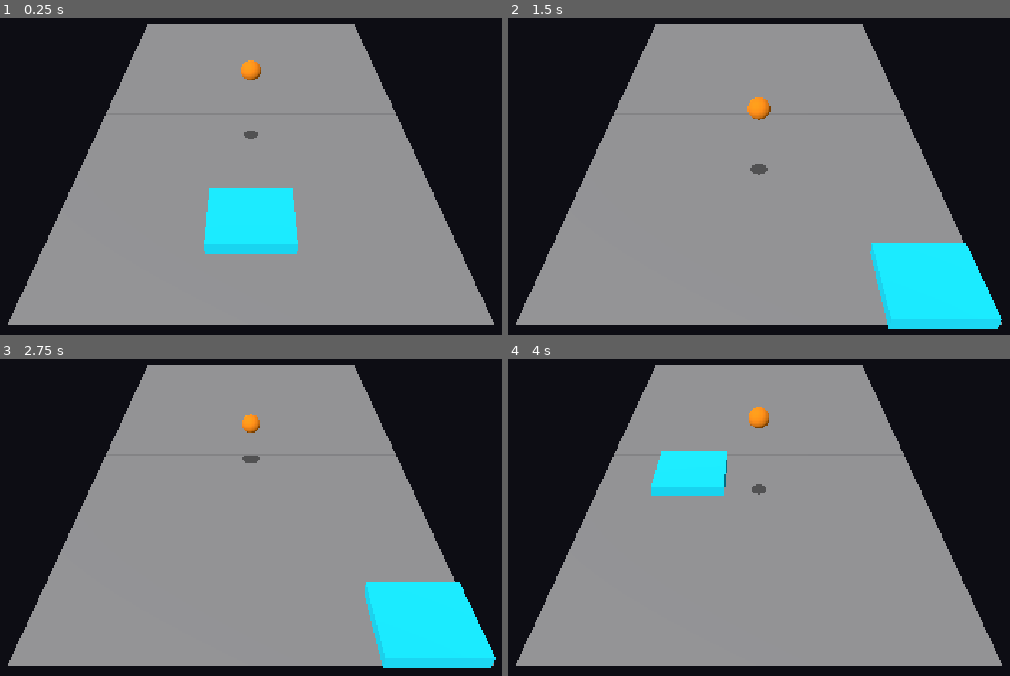
Above: before the commit, frames 1-4 (two rows, left to right).
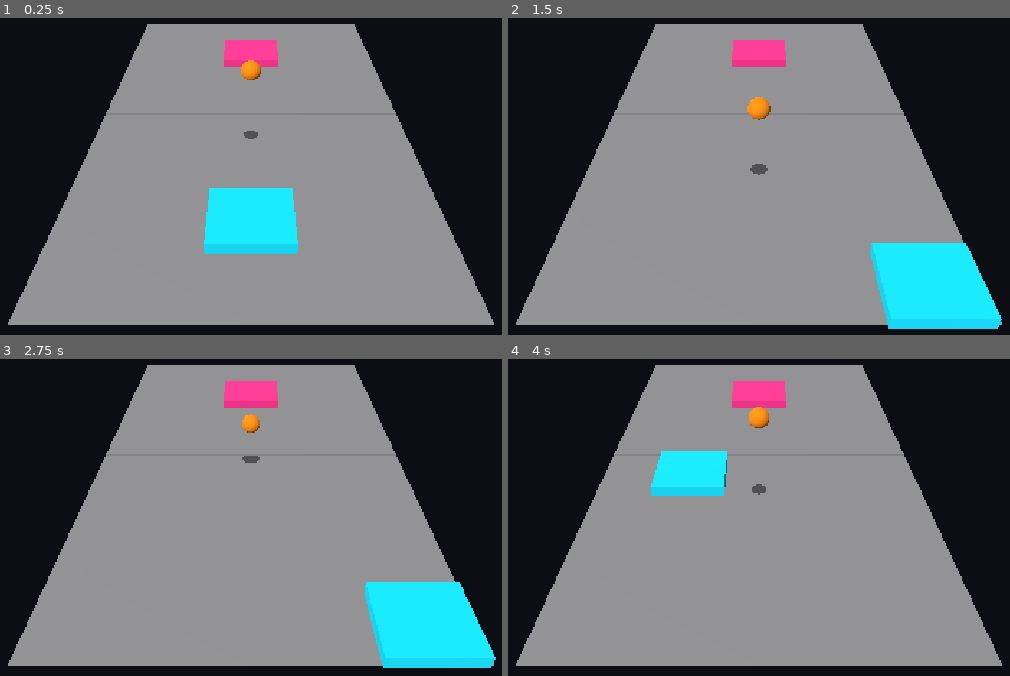
Above: after the commit, the same moments.

Repository: konserva93/galaxy-pong-2
Game: Godot game, scene res://scenes/Main.tscn
The game is run twice, just before and just after one commit, with the same random seed, the same clock (stepped at 60 frames per second) and the same inputs.
Inputs (mouse positions are in pixels of both pictures, inside the frame that each line leads up to):
- Up to frame 1 (0.25 s): no input
- Up to frame 2 (1.5 s): move the mouse to (934, 90) at 0.52 s; hold D (move_right) 0.53-1.28 s; move the mouse to (598, 135) at 1.27 s; hold S (move_back) from 1.28 s (still down)
- Up to frame 3 (2.75 s): move the mouse to (outside the picture) at 2.02 s; release S (move_back) at 2.03 s; hold D (move_right) from 2.03 s (still down)
- Up to frame 4 (4 s): move the mouse to (718, 546) at 2.77 s; release D (move_right) at 2.78 s; hold W (move_forward) 2.78-3.53 s; move the mouse to (999, 523) at 3.52 s; hold A (move_left) from 3.53 s (still down)

The runs differ from the first frame. In frame 1, 0.8% of the frame differs, in the area x 44-56%, y 6-16%; in frame 2, 0.9%; in frame 3, 0.9%; in frame 4, 0.9%.

Commit message:
feat: add AI paddle (1.5) with shared parallax-bounds helper
paddle_ai.gd predicts where the ball's parabola will cross
paddle_hit_height (closed-form solve of 0.5*g*t^2 + vy*t + (y0-h)=0,
picking the smallest non-negative root) and moves toward that point
at ai_paddle_speed while the ball is heading its way (velocity.z <
0); otherwise it drifts back to the center of its own half. Hitting
the ball reuses ball.gd's existing generic logic unchanged -- the AI
paddle just joins the "paddles" group like the player's.

Extracted the camera-parallax bounds/clamp math (previously inline
in paddle_player.gd) into a shared PaddleBounds helper class
(paddle_bounds.gd) so both paddles use identical, single-sourced
logic instead of duplicating it. paddle_player.gd now delegates to
it; verified no behavior regression.

While wiring the AI side, found and fixed a real bug in that shared
math: the near-center-line bound's camera-ray reprojection assumed a
result that's only valid on the camera's own (player) side of the
field. Applied unchanged to the AI's half it produced a *positive*
z_max, which would have let the AI paddle's clamp allow crossing
into the player's actual half. Added a hard safety clamp so a
paddle's true (collision-relevant) position can never cross the
center line, regardless of what the visual correction computes.

Also converted the ad hoc smoke-test script used to verify this into
a permanent one at the user's request: tests/smoke_test.gd boots
Main.tscn and runs 10 seconds of real physics with both paddles and
the ball, failing on a freed node or a non-finite position. Not a
rules check, just a stability regression test to rerun after future
paddle/ball/field changes.

Verified headless: landing-time prediction against known kinematics,
tracking vs. idle-return behavior, half-clamp bounds (including the
fixed safety clamp), a hit against the AI paddle bouncing correctly
toward the player, and the new smoke test passing over a full
10-second run.

Diff:
--- /dev/null
+++ b/scenes/AIPaddle.tscn
@@ -0,0 +1,23 @@
+[gd_scene load_steps=4 format=3]
+
+[ext_resource type="Script" path="res://scripts/paddle_ai.gd" id="1_paddle_ai"]
+
+[sub_resource type="StandardMaterial3D" id="StandardMaterial3D_paddle_ai"]
+albedo_color = Color(1, 0.2, 0.55, 1)
+
+[sub_resource type="BoxMesh" id="BoxMesh_paddle_ai"]
+material = SubResource("StandardMaterial3D_paddle_ai")
+size = Vector3(2, 0.3, 1.8)
+
+[sub_resource type="BoxShape3D" id="BoxShape3D_paddle_ai"]
+size = Vector3(2, 0.3, 1.8)
+
+[node name="AIPaddle" type="Area3D" groups=["paddles"]]
+transform = Transform3D(1, 0, 0, 0, 1, 0, 0, 0, 1, 0, 1, -6)
+script = ExtResource("1_paddle_ai")
+
+[node name="MeshInstance3D" type="MeshInstance3D" parent="."]
+mesh = SubResource("BoxMesh_paddle_ai")
+
+[node name="CollisionShape3D" type="CollisionShape3D" parent="."]
+shape = SubResource("BoxShape3D_paddle_ai")
--- a/scenes/Main.tscn
+++ b/scenes/Main.tscn
@@ -1,9 +1,10 @@
-[gd_scene load_steps=6 format=3]
+[gd_scene load_steps=7 format=3]
 
 [ext_resource type="Script" path="res://scripts/main.gd" id="1_main"]
 [ext_resource type="PackedScene" path="res://scenes/Field.tscn" id="2_field"]
 [ext_resource type="PackedScene" path="res://scenes/PlayerPaddle.tscn" id="3_paddle"]
 [ext_resource type="PackedScene" path="res://scenes/Ball.tscn" id="4_ball"]
+[ext_resource type="PackedScene" path="res://scenes/AIPaddle.tscn" id="5_paddle_ai"]
 
 [sub_resource type="Environment" id="Environment_basic"]
 background_mode = 1
@@ -28,6 +29,10 @@
 [node name="PlayerPaddle" parent="." instance=ExtResource("3_paddle")]
 field_path = NodePath("../Field")
 
+[node name="AIPaddle" parent="." instance=ExtResource("5_paddle_ai")]
+field_path = NodePath("../Field")
+ball_path = NodePath("../Ball")
+
 [node name="Ball" parent="." instance=ExtResource("4_ball")]
 
 [node name="Camera3D" type="Camera3D" parent="."]
--- /dev/null
+++ b/scripts/paddle_ai.gd
@@ -0,0 +1,121 @@
+extends Area3D
+
+## Весло AI: та же механика удержания на paddle_hit_height и того же clamp
+## (через общий PaddleBounds, см. paddle_bounds.gd), что и у игрока, но
+## управляется не игроком, а прогнозом полёта мяча.
+##
+## Реагирует только когда мяч летит в сторону AI (velocity.z < 0 — половина
+## AI на Z<0); в остальное время медленно возвращается к центру своей
+## половины (idle). При реакции — едет к точке, где парабола мяча пересечёт
+## paddle_hit_height, с ограниченной скоростью ai_paddle_speed. Отбивание —
+## общей логикой в ball.gd (весло состоит в группе "paddles"), той же
+## формулой, что и у игрока.
+##
+## Погрешность прицеливания (ai_error_offset) — тюнинг сложности, задача 3.1,
+## сюда пока не входит.
+
+@export var ai_paddle_speed: float = 10.0
+@export var paddle_hit_height: float = 1.0
+@export var paddle_size: Vector2 = Vector2(2.0, 1.8) # X ширина, Z глубина
+@export_node_path("Node3D") var field_path: NodePath
+@export_node_path("Area3D") var ball_path: NodePath
+
+@onready var _field: Node3D = get_node_or_null(field_path)
+@onready var _ball: Area3D = get_node_or_null(ball_path)
+
+var _bounds: PaddleBounds
+
+## Скорость весла в текущем кадре (для вклада в удар мяча, см. ball.gd).
+var velocity: Vector3 = Vector3.ZERO
+var _previous_position: Vector3
+
+
+func _ready() -> void:
+	position.y = paddle_hit_height
+	_previous_position = position
+
+	var field_width := 10.0
+	var field_length := 16.0
+	if _field != null:
+		field_width = _field.field_width
+		field_length = _field.field_length
+	else:
+		push_warning("AIPaddle: field_path не назначен, используются размеры поля по умолчанию")
+
+	if _ball == null:
+		push_warning("AIPaddle: ball_path не назначен, AI не сможет реагировать на мяч")
+
+	_bounds = PaddleBounds.new(
+		field_width, field_length,
+		paddle_size.x / 2.0, paddle_size.y / 2.0,
+		paddle_hit_height, false # половина AI — Z<0
+	)
+
+
+func _physics_process(delta: float) -> void:
+	var camera := get_viewport().get_camera_3d()
+	if camera != null and not _bounds.z_calibrated:
+		_bounds.calibrate_z(camera)
+
+	var target := _compute_target()
+	position.x = move_toward(position.x, target.x, ai_paddle_speed * delta)
+	position.z = move_toward(position.z, target.y, ai_paddle_speed * delta)
+
+	if camera != null:
+		_bounds.update_x_bounds(camera, position.z)
+	position = _bounds.clamp_position(position)
+
+	velocity = (position - _previous_position) / delta
+	_previous_position = position
+
+
+func _compute_target() -> Vector2:
+	var home_center := Vector2(0.0, (_bounds.z_min + _bounds.z_max) / 2.0)
+
+	if _ball == null:
+		return home_center
+
+	if _ball.velocity.z < 0.0:
+		return _predict_ball_landing()
+
+	return home_center
+
+
+func _predict_ball_landing() -> Vector2:
+	var t := _time_to_reach_height(_ball.position.y, _ball.velocity.y, _ball.ball_gravity, paddle_hit_height)
+	if t < 0.0:
+		return Vector2(_ball.position.x, _ball.position.z)
+
+	return Vector2(
+		_ball.position.x + _ball.velocity.x * t,
+		_ball.position.z + _ball.velocity.z * t
+	)
+
+
+## Время до пересечения мячом высоты target_height по параболе:
+## 0.5*g*t^2 + vy*t + (y0-target_height) = 0. Возвращает -1.0, если решения
+## нет (мяч эту высоту не пересечёт) или оно только в прошлом.
+func _time_to_reach_height(y0: float, vy: float, g: float, target_height: float) -> float:
+	var a := 0.5 * g
+	var b := vy
+	var c := y0 - target_height
+
+	if is_zero_approx(a):
+		if is_zero_approx(b):
+			return -1.0
+		var t: float = -c / b
+		return t if t >= 0.0 else -1.0
+
+	var discriminant := b * b - 4.0 * a * c
+	if discriminant < 0.0:
+		return -1.0
+
+	var sqrt_d := sqrt(discriminant)
+	var t1 := (-b + sqrt_d) / (2.0 * a)
+	var t2 := (-b - sqrt_d) / (2.0 * a)
+
+	var best := -1.0
+	for t in [t1, t2]:
+		if t >= 0.0 and (best < 0.0 or t < best):
+			best = t
+	return best
--- /dev/null
+++ b/scripts/paddle_bounds.gd
@@ -0,0 +1,126 @@
+class_name PaddleBounds
+extends RefCounted
+
+## Общая логика вычисления границ движения весла в пределах его половины
+## поля по X/Z, визуально скорректированных под параллакс: весло висит на
+## высоте paddle_hit_height, а поле — на уровне земли (Y=0), из-за чего под
+## наклонной камерой плоский clamp по геометрии поля выглядит неверно (весло
+## вылезает за боковые границы у центра, не дотягивается до своего края).
+## См. paddle_player.gd — там разбор проблемы подробно. Используется и
+## PlayerPaddle, и AIPaddle, чтобы не дублировать эту математику.
+##
+## Граница по Z (центральная линия / свой край) считается один раз при X=0 —
+## камера стоит на X=0, так что зависимостью Z-границы от X можно пренебречь.
+## Граница по X, наоборот, ощутимо зависит от текущего Z (перспективное
+## схождение боковых линий поля), поэтому пересчитывается при каждом вызове
+## update_x_bounds() от актуальной позиции весла по Z.
+
+var field_width: float
+var field_length: float
+var half_width: float
+var half_depth: float
+var paddle_hit_height: float
+var positive_half: bool # true — половина игрока (Z>0), false — половина AI (Z<0)
+
+var z_min: float
+var z_max: float
+var x_min: float
+var x_max: float
+
+var z_calibrated: bool = false
+
+
+func _init(
+	p_field_width: float,
+	p_field_length: float,
+	p_half_width: float,
+	p_half_depth: float,
+	p_paddle_hit_height: float,
+	p_positive_half: bool
+) -> void:
+	field_width = p_field_width
+	field_length = p_field_length
+	half_width = p_half_width
+	half_depth = p_half_depth
+	paddle_hit_height = p_paddle_hit_height
+	positive_half = p_positive_half
+
+	# Плоские границы поля — запасной вариант, пока камера ещё не найдена.
+	x_min = -field_width / 2.0 + half_width
+	x_max = field_width / 2.0 - half_width
+	if positive_half:
+		z_min = half_depth
+		z_max = field_length / 2.0 - half_depth
+	else:
+		z_min = -field_length / 2.0 + half_depth
+		z_max = -half_depth
+
+
+func calibrate_z(camera: Camera3D) -> void:
+	var center_line_z := 0.0
+	var back_edge_z := field_length / 2.0 if positive_half else -field_length / 2.0
+
+	var reproj_center := _reproject_to_height(camera, Vector3(0.0, 0.0, center_line_z))
+	var reproj_back := _reproject_to_height(camera, Vector3(0.0, 0.0, back_edge_z))
+
+	if positive_half:
+		z_min = reproj_center.z + half_depth
+		z_max = reproj_back.z - half_depth
+		# Защита: истинная (не визуальная) позиция весла никогда не должна
+		# пересекать центральную линию. Камера асимметрична (стоит только на
+		# положительной стороне Z), поэтому перепроекция "точки визуального
+		# совпадения с центральной линией" для дальней половины поля может
+		# оказаться на чужой стороне (см. ветку else) — здесь этого не
+		# происходит, но симметричная защита не помешает.
+		z_min = max(z_min, half_depth)
+	else:
+		z_min = reproj_back.z + half_depth
+		z_max = reproj_center.z - half_depth
+		# См. комментарий выше: для дальней от камеры половины поля
+		# перепроецированная "точка совпадения с центральной линией" лежит
+		# на положительной стороне Z (камера ведь всегда на положительной
+		# стороне) — без этой защиты весло могло бы визуально "правильно"
+		# заехать на чужую половину.
+		z_max = min(z_max, -half_depth)
+
+	z_calibrated = true
+
+
+func update_x_bounds(camera: Camera3D, z: float) -> void:
+	# Боковая граница поля (прямая в 3D при y=0) проецируется на экран тоже
+	# прямой линией — находим её экранный X на той же экранной высоте, на
+	# которой сейчас реально отрисовывается весло (на высоте paddle_hit_height,
+	# в текущем z), и обратно проецируем эту экранную точку на высоту весла.
+	# (Наивная перепроекция "луч камеры сквозь граничную точку до высоты
+	# весла" не подходит: получившаяся точка оказывается на другом Z, чем
+	# реальная позиция весла, — визуально совпадение не гарантируется.)
+	var paddle_screen_y := camera.unproject_position(Vector3(0.0, paddle_hit_height, z)).y
+
+	x_min = _boundary_world_x(camera, -field_width / 2.0, paddle_screen_y) + half_width
+	x_max = _boundary_world_x(camera, field_width / 2.0, paddle_screen_y) - half_width
+
+
+func clamp_position(pos: Vector3) -> Vector3:
+	pos.x = clamp(pos.x, x_min, x_max)
+	pos.z = clamp(pos.z, z_min, z_max)
+	return pos
+
+
+func _boundary_world_x(camera: Camera3D, edge_x: float, at_screen_y: float) -> float:
+	var near_end := camera.unproject_position(Vector3(edge_x, 0.0, -field_length / 2.0))
+	var far_end := camera.unproject_position(Vector3(edge_x, 0.0, field_length / 2.0))
+	var screen_x := remap(at_screen_y, near_end.y, far_end.y, near_end.x, far_end.x)
+
+	var ray_origin := camera.project_ray_origin(Vector2(screen_x, at_screen_y))
+	var ray_dir := camera.project_ray_normal(Vector2(screen_x, at_screen_y))
+	var t := (paddle_hit_height - ray_origin.y) / ray_dir.y
+	return (ray_origin + ray_dir * t).x
+
+
+func _reproject_to_height(camera: Camera3D, ground_point: Vector3) -> Vector3:
+	var cam_pos := camera.global_position
+	var dir := (ground_point - cam_pos).normalized()
+	if is_zero_approx(dir.y):
+		return ground_point
+	var t := (paddle_hit_height - cam_pos.y) / dir.y
+	return cam_pos + dir * t
--- a/scripts/paddle_player.gd
+++ b/scripts/paddle_player.gd
@@ -2,22 +2,9 @@
 
 ## Весло игрока: движение по X/Z на фиксированной высоте paddle_hit_height,
 ## одновременно и клавиатурой (WASD/стрелки), и мышью, с clamp в пределах
-## своей половины поля.
-##
-## Весло висит над полем на высоте paddle_hit_height, а границы поля — на
-## уровне земли (Y=0). Под наклонной камерой это создаёт параллакс: поднятый
-## объект проецируется на экран не туда же, куда линия на земле с теми же
-## X/Z, из-за чего весло визуально не дотягивалось до своего дальнего края и
-## вылезало за боковую границу у центра, хотя её мировые координаты были
-## верны. Поэтому границы clamp (и калибровка мыши) считаются не по плоским
-## координатам поля, а перепроецируются через камеру на плоскость
-## paddle_hit_height — так весло визуально совпадает с полем.
-##
-## Граница по Z (центральная линия / свой край) считается один раз при X=0 —
-## камера стоит на X=0, так что зависимостью Z-границы от X можно пренебречь.
-## Граница по X, наоборот, ощутимо зависит от текущего Z (перспективное
-## схождение боковых линий поля), поэтому пересчитывается каждый кадр от
-## актуальной позиции весла по Z.
+## своей половины поля. Визуально скорректированные (под параллакс камеры)
+## границы движения считает общий PaddleBounds (см. paddle_bounds.gd) —
+## используется и AIPaddle.
 
 @export var paddle_speed: float = 12.0
 @export var paddle_hit_height: float = 1.0
@@ -27,18 +14,9 @@
 
 @onready var _field: Node3D = get_node_or_null(field_path)
 
-var _field_width: float = 10.0
-var _field_length: float = 16.0
+var _bounds: PaddleBounds
 var _last_mouse_pos: Vector2
 
-var _half_width: float
-var _half_depth: float
-var _x_min: float
-var _x_max: float
-var _z_min: float
-var _z_max: float
-
-var _z_bounds_calibrated: bool = false
 var _mouse_calibrated: bool = false
 var _mouse_x_screen_range: Vector2
 var _mouse_z_screen_range: Vector2
@@ -53,33 +31,34 @@
 	_last_mouse_pos = get_viewport().get_mouse_position()
 	_previous_position = position
 
+	var field_width := 10.0
+	var field_length := 16.0
 	if _field != null:
-		_field_width = _field.field_width
-		_field_length = _field.field_length
+		field_width = _field.field_width
+		field_length = _field.field_length
 	else:
 		push_warning("PlayerPaddle: field_path не назначен, используются размеры поля по умолчанию")
 
-	_half_width = paddle_size.x / 2.0
-	_half_depth = paddle_size.y / 2.0
-	# Плоские границы поля — запасной вариант, пока камера ещё не найдена;
-	# _x_min/_x_max каждый кадр и _z_min/_z_max один раз заменяются визуально
-	# скорректированными значениями (см. _update_x_bounds/_calibrate_z_bounds).
-	_x_min = -_field_width / 2.0 + _half_width
-	_x_max = _field_width / 2.0 - _half_width
-	_z_min = _half_depth
-	_z_max = _field_length / 2.0 - _half_depth
+	_bounds = PaddleBounds.new(
+		field_width, field_length,
+		paddle_size.x / 2.0, paddle_size.y / 2.0,
+		paddle_hit_height, true # половина игрока — Z>0
+	)
 
 
 func _physics_process(delta: float) -> void:
 	var camera := get_viewport().get_camera_3d()
-	if camera != null and not _z_bounds_calibrated:
-		_calibrate_z_bounds(camera)
+	if camera != null and not _bounds.z_calibrated:
+		_bounds.calibrate_z(camera)
 	if camera != null and not _mouse_calibrated:
 		_calibrate_mouse_mapping(camera)
 
 	_apply_keyboard_movement(delta)
 	_apply_mouse_movement(delta, camera)
-	_clamp_to_bounds(camera)
+
+	if camera != null:
+		_bounds.update_x_bounds(camera, position.z)
+	position = _bounds.clamp_position(position)
 
 	velocity = (position - _previous_position) / delta
 	_previous_position = position
@@ -102,71 +81,22 @@
 		return
 	_last_mouse_pos = mouse_pos
 
-	var target_x := remap(mouse_pos.x, _mouse_x_screen_range.x, _mouse_x_screen_range.y, _x_min, _x_max)
-	var target_z := remap(mouse_pos.y, _mouse_z_screen_range.x, _mouse_z_screen_range.y, _z_min, _z_max)
+	var target_x := remap(mouse_pos.x, _mouse_x_screen_range.x, _mouse_x_screen_range.y, _bounds.x_min, _bounds.x_max)
+	var target_z := remap(mouse_pos.y, _mouse_z_screen_range.x, _mouse_z_screen_range.y, _bounds.z_min, _bounds.z_max)
 
 	position.x = move_toward(position.x, target_x, mouse_follow_speed * delta)
 	position.z = move_toward(position.z, target_z, mouse_follow_speed * delta)
 
 
-func _calibrate_z_bounds(camera: Camera3D) -> void:
-	var reproj_near := _reproject_to_height(camera, Vector3(0.0, 0.0, 0.0))
-	var reproj_far := _reproject_to_height(camera, Vector3(0.0, 0.0, _field_length / 2.0))
-	_z_min = reproj_near.z + _half_depth
-	_z_max = reproj_far.z - _half_depth
-	_z_bounds_calibrated = true
-
-
 func _calibrate_mouse_mapping(camera: Camera3D) -> void:
-	var mid_z := (_z_min + _z_max) / 2.0
-	_update_x_bounds(camera, mid_z)
+	var mid_z := (_bounds.z_min + _bounds.z_max) / 2.0
+	_bounds.update_x_bounds(camera, mid_z)
 	_mouse_x_screen_range = Vector2(
-		camera.unproject_position(Vector3(_x_min, paddle_hit_height, mid_z)).x,
-		camera.unproject_position(Vector3(_x_max, paddle_hit_height, mid_z)).x
+		camera.unproject_position(Vector3(_bounds.x_min, paddle_hit_height, mid_z)).x,
+		camera.unproject_position(Vector3(_bounds.x_max, paddle_hit_height, mid_z)).x
 	)
 	_mouse_z_screen_range = Vector2(
-		camera.unproject_position(Vector3(0.0, paddle_hit_height, _z_min)).y,
-		camera.unproject_position(Vector3(0.0, paddle_hit_height, _z_max)).y
+		camera.unproject_position(Vector3(0.0, paddle_hit_height, _bounds.z_min)).y,
+		camera.unproject_position(Vector3(0.0, paddle_hit_height, _bounds.z_max)).y
 	)
 	_mouse_calibrated = true
-
-
-func _update_x_bounds(camera: Camera3D, z: float) -> void:
-	# Боковая граница поля (прямая в 3D при y=0) проецируется на экран тоже
-	# прямой линией — находим её экранный X на той же экранной высоте, на
-	# которой сейчас реально отрисовывается весло (на высоте paddle_hit_height,
-	# в текущем z), и обратно проецируем эту экранную точку на высоту весла.
-	# (Наивная перепроекция "луч камеры сквозь граничную точку до высоты
-	# весла" не подходит: получившаяся точка оказывается на другом Z, чем
-	# реальная позиция весла, — визуально совпадение не гарантируется.)
-	var paddle_screen_y := camera.unproject_position(Vector3(0.0, paddle_hit_height, z)).y
-
-	_x_min = _boundary_world_x(camera, -_field_width / 2.0, paddle_screen_y) + _half_width
-	_x_max = _boundary_world_x(camera, _field_width / 2.0, paddle_screen_y) - _half_width
-
-
-func _boundary_world_x(camera: Camera3D, edge_x: float, at_screen_y: float) -> float:
-	var near_end := camera.unproject_position(Vector3(edge_x, 0.0, -_field_length / 2.0))
-	var far_end := camera.unproject_position(Vector3(edge_x, 0.0, _field_length / 2.0))
-	var screen_x := remap(at_screen_y, near_end.y, far_end.y, near_end.x, far_end.x)
-
-	var ray_origin := camera.project_ray_origin(Vector2(screen_x, at_screen_y))
-	var ray_dir := camera.project_ray_normal(Vector2(screen_x, at_screen_y))
-	var t := (paddle_hit_height - ray_origin.y) / ray_dir.y
-	return (ray_origin + ray_dir * t).x
-
-
-func _reproject_to_height(camera: Camera3D, ground_point: Vector3) -> Vector3:
-	var cam_pos := camera.global_position
-	var dir := (ground_point - cam_pos).normalized()
-	if is_zero_approx(dir.y):
-		return ground_point
-	var t := (paddle_hit_height - cam_pos.y) / dir.y
-	return cam_pos + dir * t
-
-
-func _clamp_to_bounds(camera: Camera3D) -> void:
-	if camera != null:
-		_update_x_bounds(camera, position.z)
-	position.x = clamp(position.x, _x_min, _x_max)
-	position.z = clamp(position.z, _z_min, _z_max)
--- /dev/null
+++ b/tests/smoke_test.gd
@@ -0,0 +1,51 @@
+extends SceneTree
+
+## Быстрая regression-проверка: поднимает Main.tscn и прогоняет 10 секунд
+## игрового времени (оба весла + мяч в реальном взаимодействии), проверяя,
+## что ничего не падает и не улетает в NaN/бесконечность. Не проверяет
+## конкретные игровые правила (для этого — отдельные точечные тесты),
+## только общую стабильность сцены.
+##
+## Запуск (см. reference-godot-cli в памяти проекта):
+##   "<путь до Godot>" --headless --path "<путь до проекта>" -s "res://tests/smoke_test.gd"
+
+const DURATION_SECONDS: float = 10.0
+
+
+func _initialize() -> void:
+	call_deferred("_run")
+
+
+func _run() -> void:
+	var main_scene: PackedScene = load("res://scenes/Main.tscn")
+	var main: Node3D = main_scene.instantiate()
+	root.add_child(main)
+
+	var ai: Area3D = main.get_node("AIPaddle")
+	var player: Area3D = main.get_node("PlayerPaddle")
+	var ball: Area3D = main.get_node("Ball")
+
+	var ok := true
+	var frame_count: int = int(DURATION_SECONDS * 60.0)
+
+	for i in range(frame_count):
+		await physics_frame
+
+		for node in [ai, player, ball]:
+			if not is_instance_valid(node):
+				print("FAIL: node freed unexpectedly at frame ", i, ": ", node)
+				ok = false
+				continue
+			if not _is_finite(node.position):
+				print("FAIL: non-finite position at frame ", i, ": ", node.name, " = ", node.position)
+				ok = false
+
+		if i % 100 == 0:
+			print("t=%.1fs ball=%s ai=%s player=%s" % [i / 60.0, ball.position, ai.position, player.position])
+
+	print("RESULT: ", "PASS" if ok else "FAIL")
+	quit(0 if ok else 1)
+
+
+func _is_finite(v: Vector3) -> bool:
+	return is_finite(v.x) and is_finite(v.y) and is_finite(v.z)
Not shown, added: scripts/paddle_ai.gd.uid
Not shown, added: scripts/paddle_bounds.gd.uid
Not shown, added: tests/smoke_test.gd.uid
